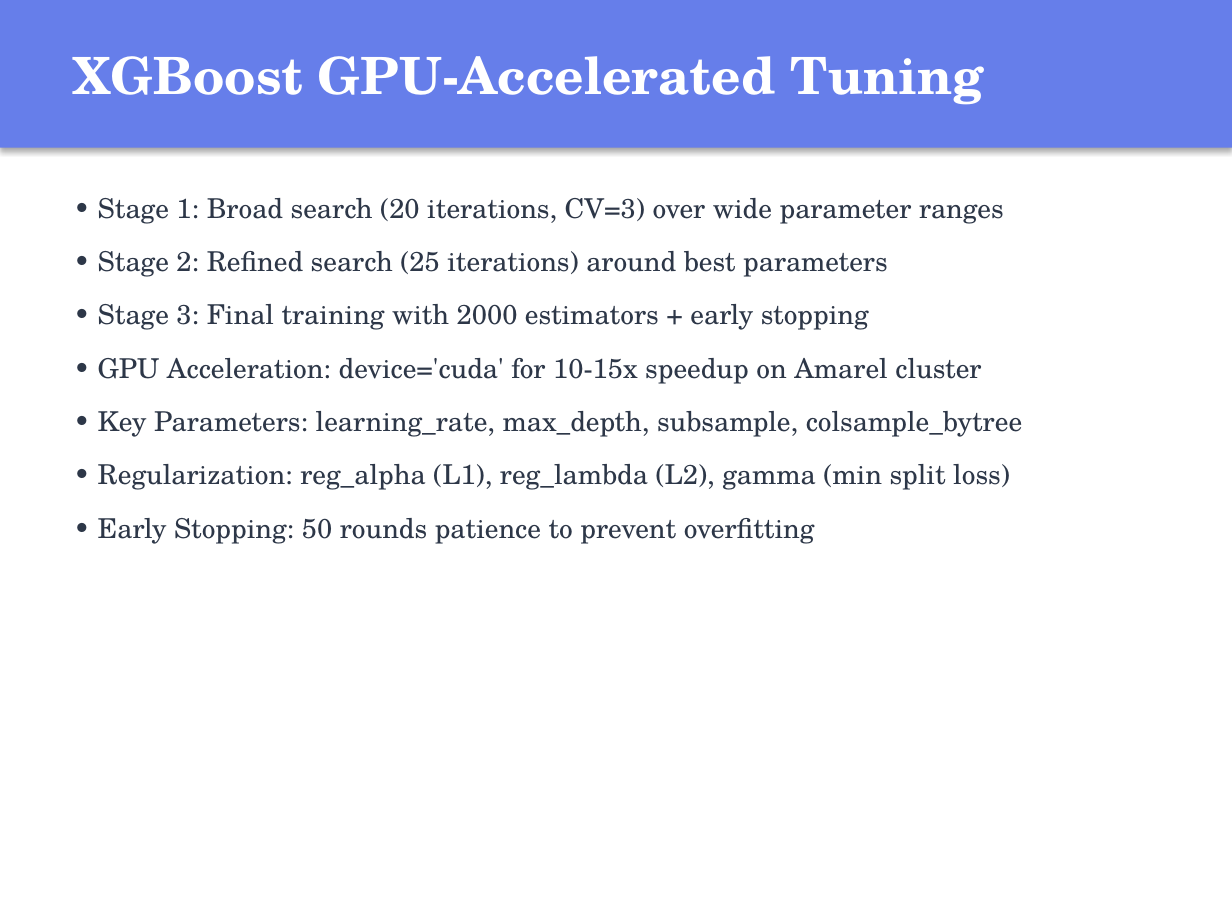
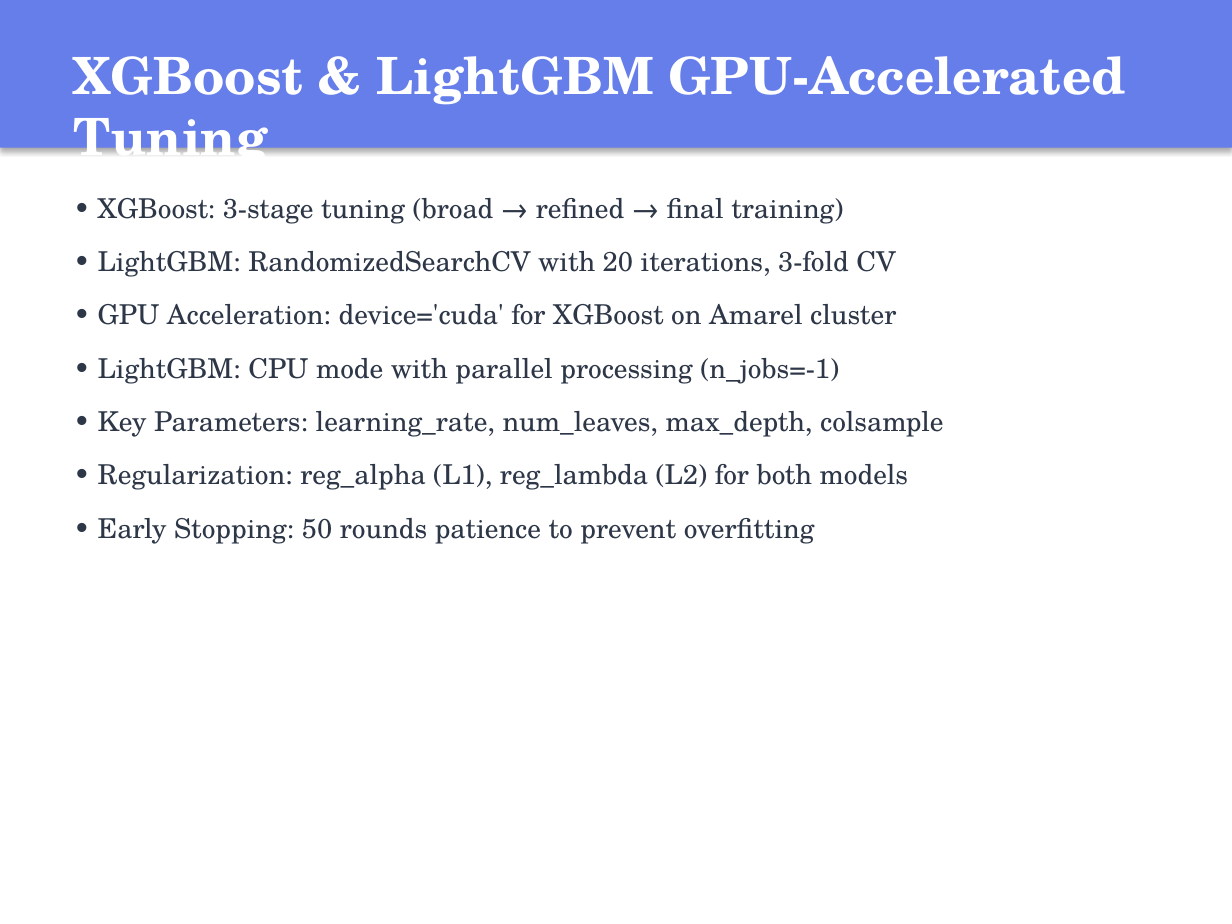
Before and after one commit to valle1306/home-price-prediction, a slide deck: slide 4 of Home_Price_Prediction_Presentation.pptx. Drawn at 1232x924 pixels with LibreOffice and Linux fonts; fonts in the diff are those of the drawing. Boxes give left, top, right and bottom in pixels: in the first picture for what was removed or moved away, otherwise in the second. Text is boxed around its words. In the diff, an @@ line names an element or a change of style, - is before the commit and + after.

Commit message:
Professional UI, advanced tuning scripts, 85.61% results, fixed predict page

```diff
--- a/Home_Price_Prediction_Presentation.pptx
+++ b/Home_Price_Prediction_Presentation.pptx
@@ text at bbox=[74, 56, 1126, 173]: text changed @@
-XGBoost GPU-Accelerated Tuning
+XGBoost & LightGBM GPU-Accelerated Tuning
@@ text at bbox=[98, 198, 944, 490]: text changed @@
-• Stage 1: Broad search (20 iterations, CV=3) over wide parameter ranges
-• Stage 2: Refined search (25 iterations) around best parameters
-• Stage 3: Final training with 2000 estimators + early stopping
-• GPU Acceleration: device='cuda' for 10-15x speedup on Amarel cluster
-• Key Parameters: learning_rate, max_depth, subsample, colsample_bytree
-• Regularization: reg_alpha (L1), reg_lambda (L2), gamma (min split loss)
+• XGBoost: 3-stage tuning (broad → refined → final training)
+• LightGBM: RandomizedSearchCV with 20 iterations, 3-fold CV
+• GPU Acceleration: device='cuda' for XGBoost on Amarel cluster
+• LightGBM: CPU mode with parallel processing (n_jobs=-1)
+• Key Parameters: learning_rate, num_leaves, max_depth, colsample
+• Regularization: reg_alpha (L1), reg_lambda (L2) for both models
```
Also in this commit, not shown: 9 other slides changed, 23 other files.
